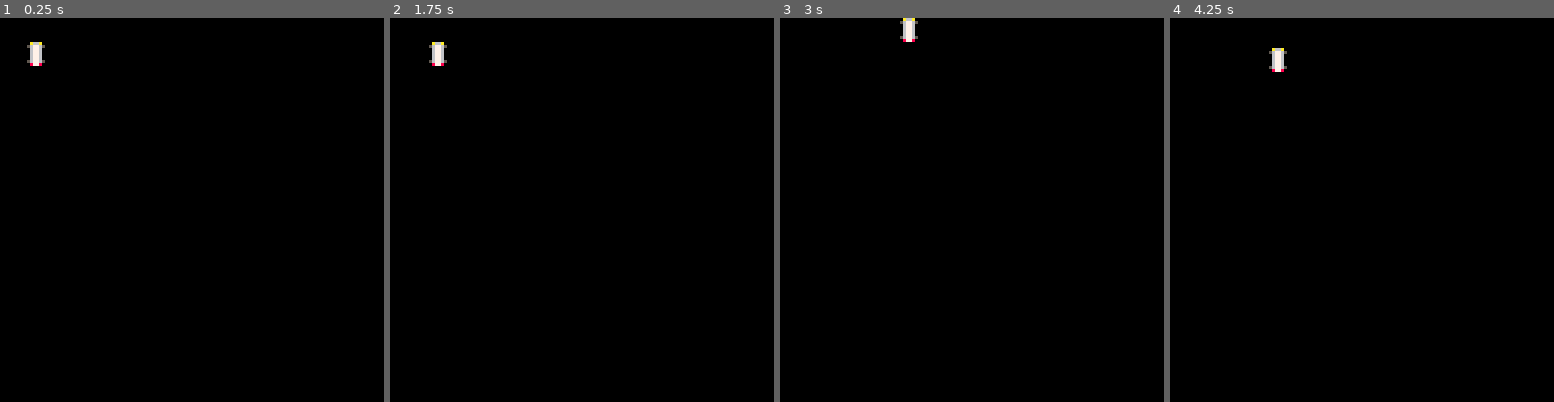
Above: before the commit, frames 1-4 (left to right).
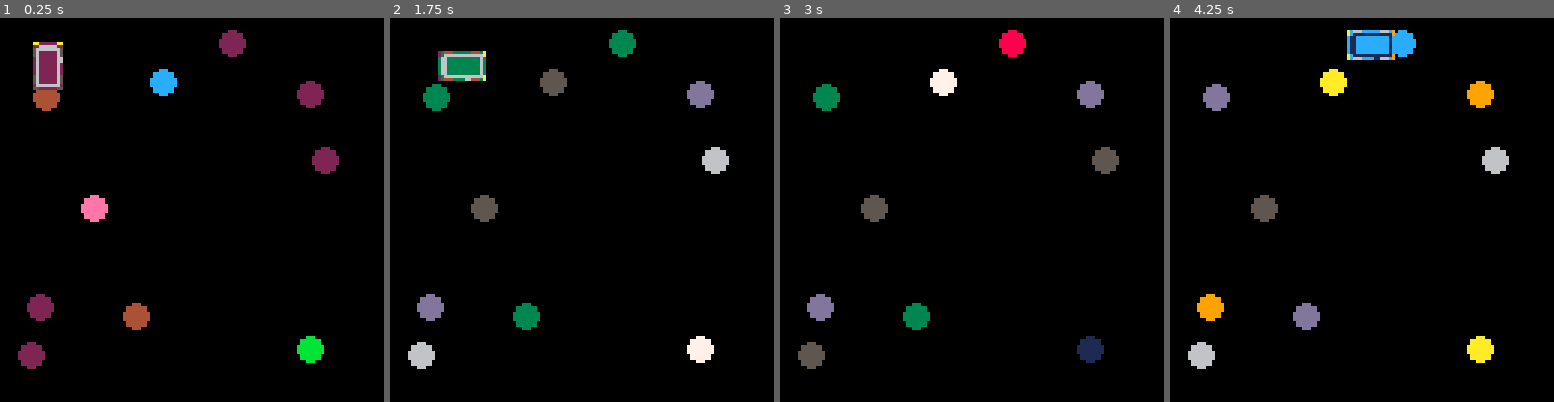
Above: after the commit, the same moments.

Repository: LIONisaQT/PICO-8
Game: PICO-8 cartridge bus.p8
Same seed, same stepped clock (60 frames per second), same inputs: the game is played once before the commit and once after it.
Inputs:
- Up to frame 1 (0.25 s): no input
- Up to frame 2 (1.75 s): hold Right from 1.6 s (still down)
- Up to frame 3 (3 s): release Right at 2.1 s; hold Up 2.15-2.42 s; hold Right from 2.47 s (still down)
- Up to frame 4 (4.25 s): release Right at 3.03 s; hold Left 3.08-3.58 s; hold Down 3.63-3.97 s; hold Right from 4.02 s (still down)

The runs differ from the first frame. In frame 1, 4.7% of the frame differs, in the area x 4-89%, y 3-92%; in frame 2, 4.8%; in frame 3, 3.9%; in frame 4, 4.9%.

Commit message:
removed score, added colorful circles and bus

Diff:
--- a/bus.p8
+++ b/bus.p8
@@ -1,58 +1,114 @@
 pico-8 cartridge // http://www.pico-8.com
 version 8
 __lua__
-actors={}
-
-function make_actor(x, y)
+actors={} -- array of actors
+speed=2 -- bus speed
+kids={} -- array of kids
+num_kids=10 -- number of kids
+kid_wid=4 -- width of circle
+
+-- currently only makes a bus
+function make_actor(x,y)
  a={}
  a.x=x -- x pos
  a.y=y -- y pos
+ a.xvel=0 -- x velocity
+ a.yvel=0 -- y velocity
  a.spr=0 -- default sprite
  add(actor,a)
  return a
 end
 
+-- every kid = circle
+function make_kid()
+ k={}
+ k.x=rnd(120)+kid_wid -- random x pos such that circle is in screen
+ k.y=rnd(120)+kid_wid -- random y pos such that circle is in screen
+ k.c=flr(rnd(15))+1 -- random color
+ add(kids,k)
+ return k
+end
+
 function control_bus()
- if(btn(0)) bus.x-=1
- if(btn(1)) bus.x+=1
- if(btn(2)) bus.y-=1
- if(btn(3)) bus.y+=1
+ btnpress=false
+ -- left
+ if(btn(0)) then
+  bus.xvel=-speed
+  bus.spr=5
+  btnpress=true
+ end
+ -- right
+ if(btn(1)) then
+  bus.xvel=speed
+  bus.spr=7
+  btnpress=true
+ end
+ -- up
+ if(btn(2)) then
+  bus.yvel=-speed
+  bus.spr=1
+  btnpress=true
+ end
+ -- down
+ if(btn(3)) then
+  bus.yvel=speed
+  bus.spr=3
+  btnpress=true
+ end
+ -- friction
+ if not(btnpress) then
+  bus.xvel=bus.xvel/1.75
+  bus.yvel=bus.yvel/1.75
+ end
+ -- bus goes zoom-zoom
+ bus.x+=bus.xvel
+ bus.y+=bus.yvel
 end
 
 function draw_bus()
- spr(bus.spr, bus.x, bus.y)
+ spr(bus.spr,bus.x,bus.y,2,2)
+end
+
+function draw_kids(k)
+ circfill(k.x,k.y,kid_wid,k.c)
 end
 
 function _init()
  bus=make_actor(8,8)
  bus.spr=1
+ for i=1,num_kids do
+  make_kid()
+ end
 end
 
 function _update()
  control_bus()
+ pal(flr(rnd(14))+1,flr(rnd(14))+1)
 end
 
 function _draw()
  cls()
  draw_bus()
+ foreach(kids,draw_kids)
+ draw_bus()
 end
 __gfx__
-0000000000a66a000000000000877800000000000000000000000000000000000000000000000000000000000000000000000000000000000000000000000000
-00000000056776500500005005677650050000500000000000000000000000000000000000000000000000000000000000000000000000000000000000000000
-0070070000677600a6666668006776008666666a0000000000000000000000000000000000000000000000000000000000000000000000000000000000000000
-00077000006776006777777700677600777777760000000000000000000000000000000000000000000000000000000000000000000000000000000000000000
-00077000006776006777777700677600777777760000000000000000000000000000000000000000000000000000000000000000000000000000000000000000
-0070070000677600a6666668006776008666666a0000000000000000000000000000000000000000000000000000000000000000000000000000000000000000
-00000000056776500500005005677650050000500000000000000000000000000000000000000000000000000000000000000000000000000000000000000000
-00000000008778000000000000a66a00000000000000000000000000000000000000000000000000000000000000000000000000000000000000000000000000
-00000000000000000000000000000000000000000000000000000000000000000000000000000000000000000000000000000000000000000000000000000000
-00000000000000000000000000000000000000000000000000000000000000000000000000000000000000000000000000000000000000000000000000000000
-00000000000000000000000000000000000000000000000000000000000000000000000000000000000000000000000000000000000000000000000000000000
-00000000000000000000000000000000000000000000000000000000000000000000000000000000000000000000000000000000000000000000000000000000
-00000000000000000000000000000000000000000000000000000000000000000000000000000000000000000000000000000000000000000000000000000000
-00000000000000000000000000000000000000000000000000000000000000000000000000000000000000000000000000000000000000000000000000000000
-00000000000000000000000000000000000000000000000000000000000000000000000000000000000000000000000000000000000000000000000000000000
-00000000000000000000000000000000000000000000000000000000000000000000000000000000000000000000000000000000000000000000000000000000
+00000000000aa777777aa00000088777777880000000000000000000000000000000000000000000000000000000000000000000000000000000000000000000
+00000000000776666667700000077666666770000000000000000000000000000000000000000000000000000000000000000000000000000000000000000000
+00700700000566666666500000056666666650000000000000000000000000000000000000000000000000000000000000000000000000000000000000000000
+0007700000056777777650000005677777765000a755566777755578875557777775557a00000000000000000000000000000000000000000000000000000000
+0007700000056777777650000005677777765000a666666666666678876666666666666a00000000000000000000000000000000000000000000000000000000
+00700700000767777776600000076777777670007677777777777667766777777777776700000000000000000000000000000000000000000000000000000000
+00000000000767777776600000076777777670007677777777777667766777777777776700000000000000000000000000000000000000000000000000000000
+00000000000767777776700000076777777670007677777777777667766777777777776700000000000000000000000000000000000000000000000000000000
+00000000000767777776700000076777777670007677777777777667766777777777776700000000000000000000000000000000000000000000000000000000
+00000000000767777776700000066777777670007677777777777667766777777777776700000000000000000000000000000000000000000000000000000000
+00000000000767777776700000066777777670007677777777777667766777777777776700000000000000000000000000000000000000000000000000000000
+0000000000056777777650000005677777765000a666666666666678876666666666666a00000000000000000000000000000000000000000000000000000000
+0000000000056777777650000005677777765000a755577777755578875557777665557a00000000000000000000000000000000000000000000000000000000
+00000000000567777776500000056777777650000000000000000000000000000000000000000000000000000000000000000000000000000000000000000000
+00000000000766666666700000076666666670000000000000000000000000000000000000000000000000000000000000000000000000000000000000000000
+000000000008877777788000000aa777777aa0000000000000000000000000000000000000000000000000000000000000000000000000000000000000000000
 00000000000000000000000000000000000000000000000000000000000000000000000000000000000000000000000000000000000000000000000000000000
 00000000000000000000000000000000000000000000000000000000000000000000000000000000000000000000000000000000000000000000000000000000
 00000000000000000000000000000000000000000000000000000000000000000000000000000000000000000000000000000000000000000000000000000000
Not shown, changed: the sound effects (__sfx__) section of bus.p8
